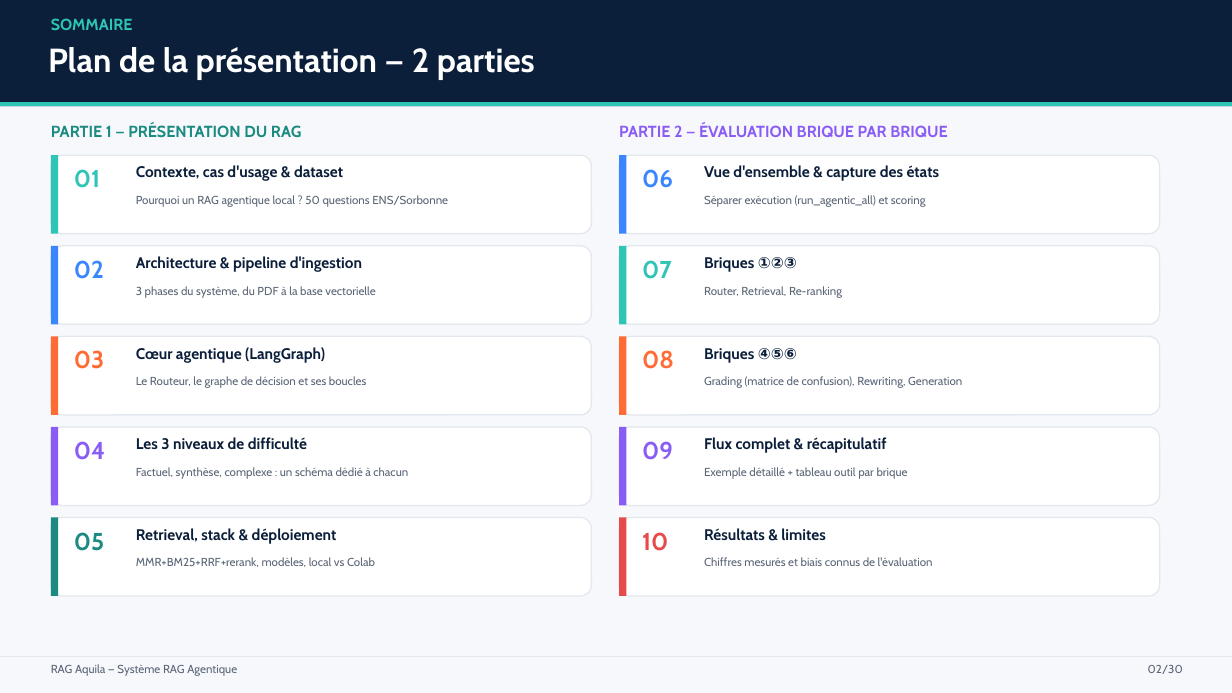
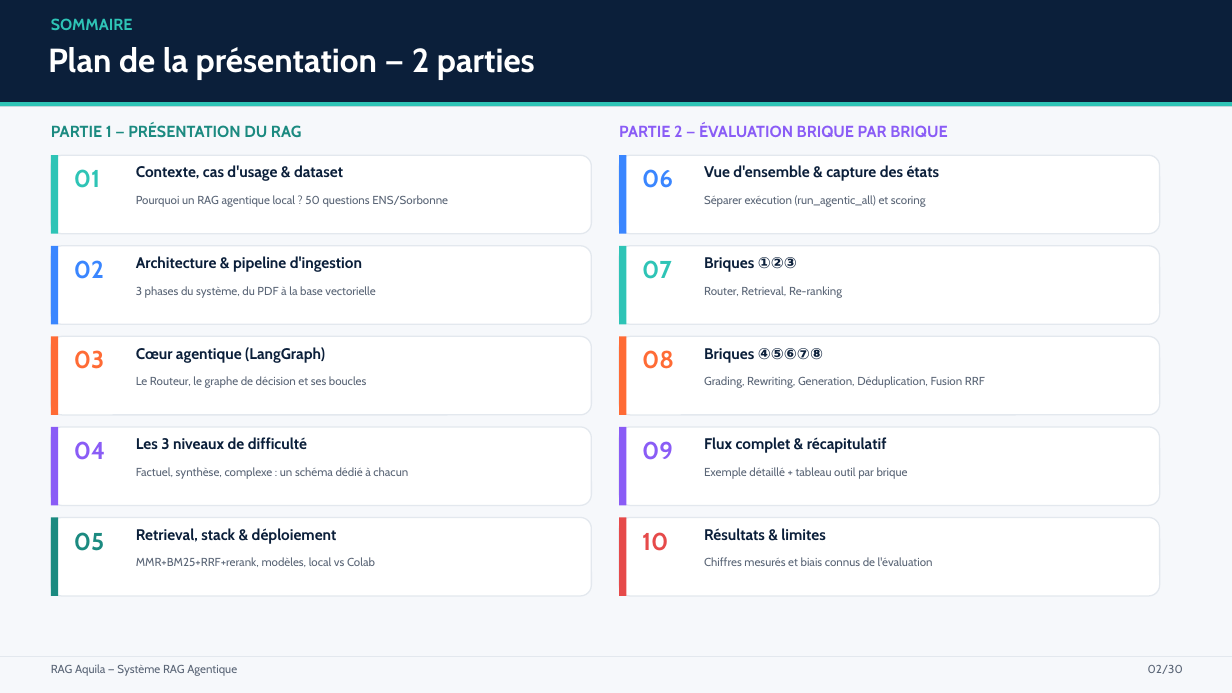
Before and after one commit to paulhenriduranton-collab/RAG_Aquila, a slide deck: slide 2 of Presentation_RAG_Aquila.pptx. Drawn at 1232x693 pixels with LibreOffice and Linux fonts; fonts in the diff are those of the drawing. Boxes give left, top, right and bottom in pixels: in the first picture for what was removed or moved away, otherwise in the second. Text is boxed around its words. In the diff, an @@ line names an element or a change of style, - is before the commit and + after.

Commit message:
feat: Enhance agent functionality with deduplication tracking and grading snapshots
- Added new fields in AgentState to track documents removed and kept during deduplication.
- Implemented logic to capture and return deduplication pairs in retrieval processes.
- Updated retrieval functions to support deduplication tracking and improved document handling.
- Enhanced grading process to include snapshots before rewrites, ensuring consistency in evaluations.
- Modified deduplication evaluation to compare removed and kept documents directly, measuring real information loss.
- Improved evaluation metrics for query rewriting to assess targeting effectiveness of new queries.
- Updated relevant prompts and evaluation functions to accommodate new deduplication and grading features.

```diff
--- a/Presentation_RAG_Aquila.pptx
+++ b/Presentation_RAG_Aquila.pptx
@@ text at <box>704,348,823,363</box>: text changed @@
-Briques ④⑤⑥
+Briques ④⑤⑥⑦⑧
@@ text at <box>704,376,985,388</box>: text changed @@
-Grading (matrice de confusion), Rewriting, Generation
+Grading, Rewriting, Generation, Déduplication, Fusion RRF
```
Also in this commit, not shown: 6 other slides changed, 6 other files.
